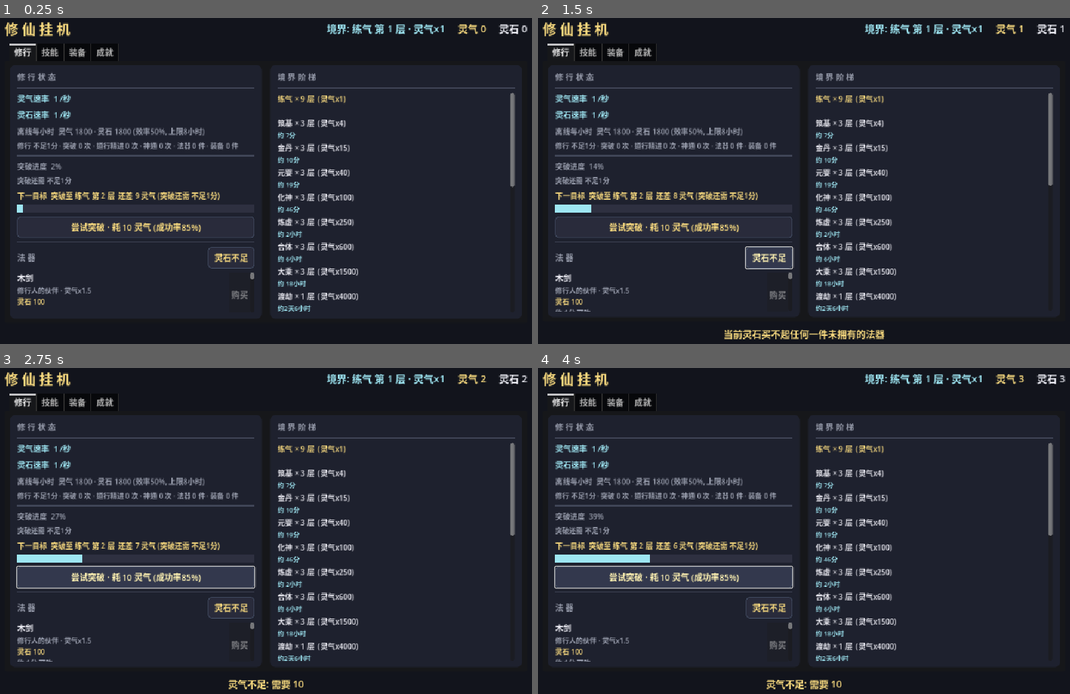
Above: before the commit, frames 1-4 (two rows, left to right).
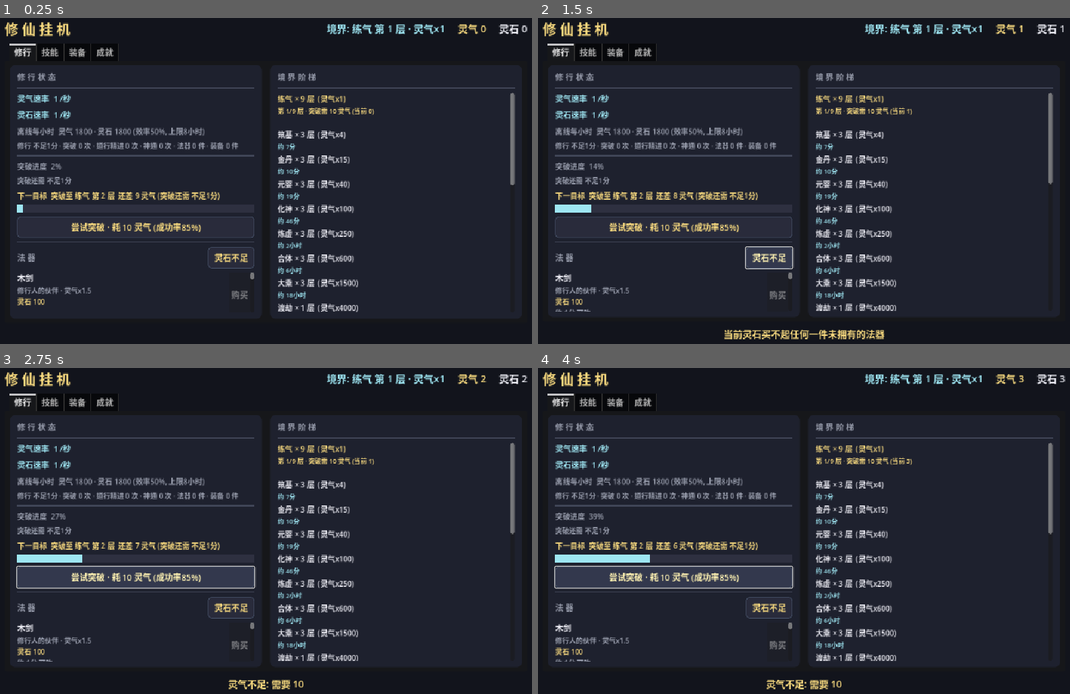
Above: after the commit, the same moments.

Repository: playerss/xiuxian-idle-godot
Game: Godot game, scene res://scenes/main.tscn
The game is run twice, just before and just after one commit, with the same random seed, the same clock (stepped at 60 frames per second) and the same inputs.
Inputs:
- Up to frame 1 (0.25 s): no input
- Up to frame 2 (1.5 s): click "尝试突破 · 耗 10 灵气 (成功率85%)" at 0.5 s; click "灵石不足" at 1.25 s
- Up to frame 3 (2.75 s): click "尝试突破 · 耗 10 灵气 (成功率85%)" at 2 s
- Up to frame 4 (4 s): click "灵石不足" at 2.75 s; click "尝试突破 · 耗 10 灵气 (成功率85%)" at 3.5 s

The runs differ from the first frame. In frame 1, 3.7% of the frame differs, in the area x 52-97%, y 27-91%; in frame 2, 3.7%; in frame 3, 3.7%; in frame 4, 3.7%.

Commit message:
feat(打磨-34): 境界阶梯当前层进度 — 当前境界行只显示"× N 层"无层数位置, 玩家不知当前境界内爬到第几层; 当前境界行下加金色 "第 X/Y 层 · 突破需 X 灵气 (当前 X)" 行, 标签随当前境界 move_child 移动, 飞升后隐藏(仙界按阶段行无层概念); GameData.ladder_current_progress_text()(未飞升才出文本, 复用 breakthrough_cost/fmt, 库存/层数变化 1 秒节流随 ETA 同路径文本变化才刷), main.gd _ladder_prog 构建时挂第 0 行下 + _refresh_ladder 状态变化才 move_child + _refresh_ladder_eta 文本变化才刷; selftest +7项=455项, stress 613 + 主场景冒烟 0报错回归全过; 顺带 4 张 Steam 商店截图清理 user 存档后 Xvfb 重跑更新当前版 UI (01 境界阶梯程序化验证: 金丹行金色高亮 y245-257 正下方 y269-279 金色层内进度行, 青色 ETA 行分布正确)

Diff:
--- a/scripts/game_data.gd
+++ b/scripts/game_data.gd
@@ -1172,3 +1172,15 @@
 	if r <= 0.0:
 		return "8天+"   # 无收入防御 (正常恒不触发): 按上限显示, 不误导
 	return ladder_eta_text(sec / r)
+
+# ---------- 打磨-34: 境界阶梯当前层进度 (当前境界行内 层数位置 + 突破资源) ----------
+
+# 当前境界的层内进度 (未飞升): "第 X/Y 层 · 突破需 X 灵气 (当前 X)"
+# 未飞升才有层内进度; 飞升后返回 "" (仙界按阶段行展示, 无层概念)
+func ladder_current_progress_text() -> String:
+	if ascended:
+		return ""
+	var max_layer := REALMS[realm_idx]["layers"] as int
+	var cost := breakthrough_cost()
+	return "第 %d/%d 层 · 突破需 %s 灵气 (当前 %s)" % [
+		layer, max_layer, fmt(cost), fmt(essence)]
--- a/scripts/main.gd
+++ b/scripts/main.gd
@@ -87,6 +87,8 @@
 var _ladder_key := -1                # 打磨-18: 阶梯高亮缓存键 (境界/道行变化才刷)
 var _ladder_eta: Dictionary = {}     # 打磨-33: "realm_N"/"dao_N" -> ETA 提示标签 (青色)
 var _ladder_eta_key := ""            # 打磨-33: ETA 文本快照缓存 (变化才刷)
+var _ladder_prog: Label              # 打磨-34: 当前境界行内层内进度标签 (金色, 飞升后隐藏)
+var _ladder_prog_text := ""          # 打磨-34: 层内进度文本缓存 (变化才刷)
 
 
 func _ready() -> void:
@@ -284,6 +286,11 @@
 		var rl := _label("%s × %d 层  (灵气x%s)" % [r["name"], r["layers"], GameData.fmt(GameData.QI_MULT[i])], 14, WHITEISH)
 		rbox.add_child(rl)
 		_realm_ladder.append(rl)
+		if i == 0:
+			# 打磨-34: 当前境界行内 层内进度 (初始挂在第 0 行下, 随当前境界移动)
+			_ladder_prog = _label("", 12, GOLD)
+			_ladder_prog.tooltip_text = "当前境界的层内进度: 第 X/Y 层 与 下次突破所需灵气 (当前已攒)。\n飞升后隐藏。"
+			rbox.add_child(_ladder_prog)
 		# 打磨-33: 阶梯 ETA 路线 (按当前速率估算 累计耗时, 已达成/当前 行不显示)
 		var r_eta := _label("", 12, CYAN)
 		rbox.add_child(r_eta)
@@ -1019,6 +1026,17 @@
 	for i in _immortal_ladder.size():
 		var hi2 := g.ascended and i == g.dao_level
 		(_immortal_ladder[i] as Label).add_theme_color_override("font_color", GOLD if hi2 else WHITEISH)
+	# 打磨-34: 层内进度标签移动到当前境界行下 (飞升后隐藏, 挪到凡境末行)
+	if g.ascended:
+		var last := 2 * (_realm_ladder.size() - 1) + 1
+		if _ladder_prog.text != "":
+			_ladder_prog.text = ""
+		if _ladder_prog.get_index() != last:
+			_ladder_prog.get_parent().move_child(_ladder_prog, last)
+	else:
+		var want := 2 * g.realm_idx + 1
+		if _ladder_prog.get_index() != want:
+			_ladder_prog.get_parent().move_child(_ladder_prog, want)
 	# 打磨-33: 境界/阶段变化时 ETA 路线口径变了, 立即重算
 	_refresh_ladder_eta(true)
 
@@ -1061,6 +1079,11 @@
 				t2 = g.ladder_row_eta("dao", i)
 		if l2.text != t2:
 			l2.text = t2
+	# 打磨-34: 当前境界行内 层内进度 (未飞升才显示; 文本变化才刷)
+	var tp: String = g.ladder_current_progress_text()
+	if _ladder_prog.text != tp:
+		_ladder_prog.text = tp
+		_ladder_prog_text = tp
 
 
 # 打磨-33: 当前主资源进度值 (ETA 快照键用; 未飞升=灵气, 飞升后=道行)
--- a/scripts/selftest.gd
+++ b/scripts/selftest.gd
@@ -1233,13 +1233,44 @@
 	# 未飞升时 道行行 不可达
 	g.ascended = false
 	check(g.ladder_row_eta("dao", 0) == "", "未飞升道行行无 ETA (实际 %s)" % g.ladder_row_eta("dao", 0))
+	# ---------- 打磨-34: 境界阶梯当前层进度 ----------
+	# 未飞升: 当前境界行 层内进度 (练气 1/9 层, 突破消耗 10*3^0*1=10)
+	check(g.ladder_current_progress_text() == "第 1/9 层 · 突破需 10 灵气 (当前 0)",
+		"当前层进度 练气第1层 (实际 %s)" % g.ladder_current_progress_text())
+	# 层数/资源 变化时文本同步
+	g.layer = 5
+	g.essence = 6.0
+	check(g.ladder_current_progress_text() == "第 5/9 层 · 突破需 50 灵气 (当前 6)",
+		"当前层进度 练气第5层 (实际 %s)" % g.ladder_current_progress_text())
+	# 跨境界: 渡劫只有 1 层 (10*3^8*1=65610 -> 6.6万)
+	g.realm_idx = 8
+	g.layer = 1
+	check(g.ladder_current_progress_text() == "第 1/1 层 · 突破需 6.6万 灵气 (当前 6)",
+		"当前层进度 渡劫第1层 (实际 %s)" % g.ladder_current_progress_text())
+	# 层顶: 真仙 1 层 (飞升前最后一层, 10*3^9*1=196830 -> 19.7万)
+	g.realm_idx = 9
+	g.layer = 1
+	check(g.ladder_current_progress_text() == "第 1/1 层 · 突破需 19.7万 灵气 (当前 6)",
+		"当前层进度 真仙第1层 (实际 %s)" % g.ladder_current_progress_text())
+	# 大数值格式: 筑基 第 3 层 突破消耗 10*3^1*3=90, 库存 12345
+	g.realm_idx = 1
+	g.layer = 3
+	g.essence = 12345.0
+	check(g.ladder_current_progress_text() == "第 3/3 层 · 突破需 90 灵气 (当前 1.2万)",
+		"当前层进度 筑基第3层 库存1.2万 (实际 %s)" % g.ladder_current_progress_text())
+	# 飞升后: 无层内进度 (空文本, UI 隐藏标签)
+	g.ascended = true
+	check(g.ladder_current_progress_text() == "", "飞升后当前层进度 = 空 (实际 %s)" % g.ladder_current_progress_text())
+	# 道祖封顶: 仍无层内进度
+	g.dao_level = 8
+	check(g.ladder_current_progress_text() == "", "道祖封顶当前层进度 = 空")
 	# 恢复基准态
 	g.ascended = false
-	g.realm_idx = 0
-	g.layer = 1
-	g.essence = 0.0
-	g.dao = 0.0
 	g.dao_level = 0
+	g.realm_idx = 0
+	g.layer = 1
+	g.essence = 0.0
+	g.dao = 0.0
 
 	# ---------- 汇报 ----------
 	print("")
Binary file changed: store/shots/01_training.png
Binary file changed: store/shots/02_skills.png
Binary file changed: store/shots/03_equipment.png
Binary file changed: store/shots/04_achievements.png
Not shown, changed: PROJECT_PLAN.md
